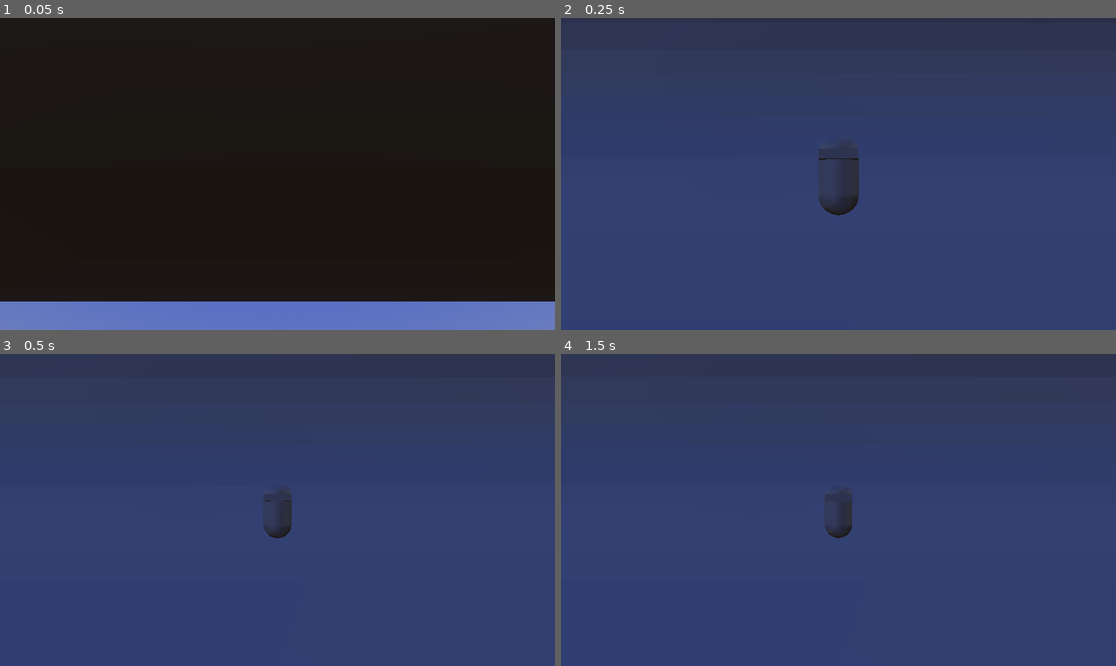
Above: before the commit, frames 1-4 (two rows, left to right).
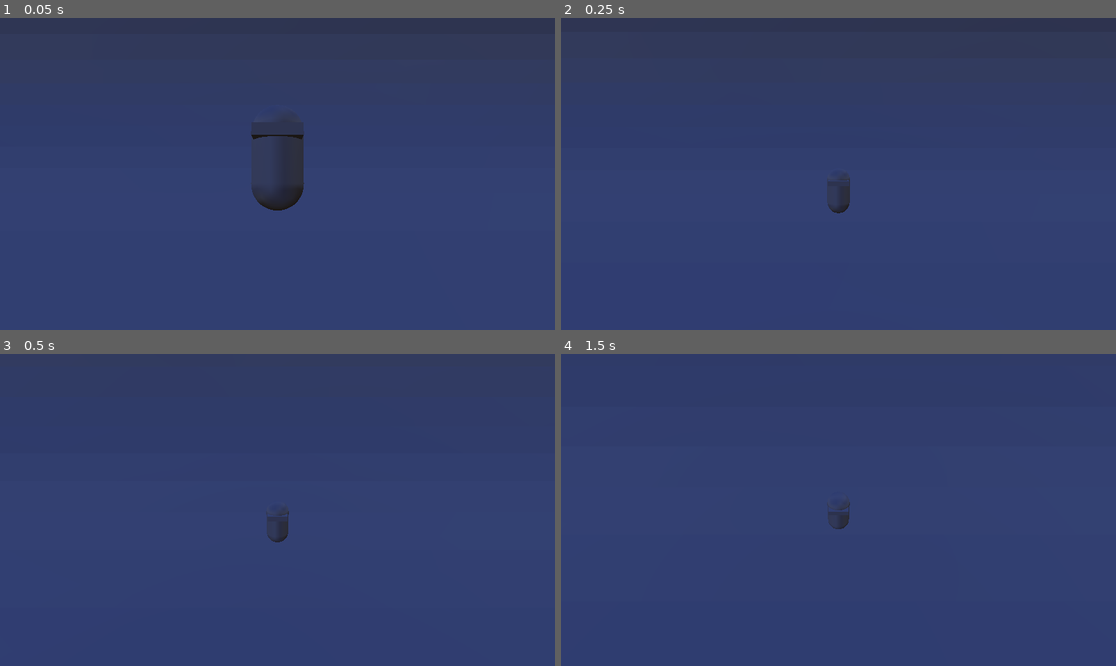
Above: after the commit, the same moments.

Repository: ConnNAND/GMTK-Jam-25
Game: Godot game, scene res://Scenes/TestScene.tscn
The game is run twice, just before and just after one commit, with the same random seed, the same clock (stepped at 60 frames per second) and the same inputs. This scene is started directly instead of the project's main scene.
Inputs (mouse positions are in pixels of both pictures, inside the frame that each line leads up to):
- Up to frame 1 (0.05 s): no input
- Up to frame 2 (0.25 s): no input
- Up to frame 3 (0.5 s): no input
- Up to frame 4 (1.5 s): tap Enter at 0.5 s; move the mouse to (960, 494) at 0.52 s; hold D (move_right) 0.53-1.28 s; tap Space at 0.77, 1.25 s; move the mouse to (727, 525) at 1.27 s; hold S (move_backward) from 1.28 s (still down)

The runs differ from the first frame. In frame 1, 100% of the frame differs, in the area x 0-100%, y 0-100%; in frame 2, 0.8%; in frame 3, 0.4%; in frame 4, 2.4%.
Error before the commit: Parse Error: Function "get_movement()" not found in base self. (res://Characters/Rocketeer/rocketeer.gd:35)

Commit message:
fixed camera?

Diff:
--- a/gmtk-jam-2025/Camera/FollowCamera.tscn
+++ b/gmtk-jam-2025/Camera/FollowCamera.tscn
@@ -10,3 +10,5 @@
 
 [node name="Camera3D" type="Camera3D" parent="."]
 current = true
+
+[node name="Node3D" type="Node3D" parent="."]
--- a/gmtk-jam-2025/Camera/follow_camera.gd
+++ b/gmtk-jam-2025/Camera/follow_camera.gd
@@ -4,10 +4,16 @@
 var follow_distance : float = 1.0
 var placement_offset : Vector3 = Vector3()
 var follow_speed : float = 10.0
+
 func _ready():
 	spring_length = 8.0
 
 func _process(delta):
-	var placement_offset : Vector3 = target.global_basis.z * follow_distance
-	global_position = lerp(global_position, target.global_position + placement_offset, delta * follow_speed)
-	look_at(target.position, target.global_basis.y)
+	if target:
+		var placement_offset : Vector3 = target.global_basis.z * follow_distance + Vector3.UP
+		global_position = lerp(global_position, target.global_position + placement_offset, delta * follow_speed)
+		$Node3D.look_at(target.position, target.global_basis.y)
+		global_rotation.x = lerp_angle(global_rotation.x, $Node3D.global_rotation.x, 15*delta)
+		global_rotation.y = lerp_angle(global_rotation.y, $Node3D.global_rotation.y, 15*delta)
+		global_rotation.z = lerp_angle(global_rotation.z, $Node3D.global_rotation.z, 15*delta)
+		#look_at(target.position, target.global_basis.y)
--- a/gmtk-jam-2025/Characters/Rocketeer/rocketeer.gd
+++ b/gmtk-jam-2025/Characters/Rocketeer/rocketeer.gd
@@ -14,12 +14,14 @@
 var max_speed:float
 var rotation_speed : float = 5
 var gravity:float = ProjectSettings.get_setting("physics/3d/default_gravity")
+var up_vec = Vector3.UP
 
 @export var camera_orientation:Node3D
 
 var spare_jump = true
 
 func _physics_process(delta: float) -> void:
+	print(current_speed)
 	#checks the angle of the floor to see if you should speed up or slow down
 	floor_incline = (global_transform.basis.z.normalized().y + 1)/2
 	if floor_incline <= 0.5:#looking up
@@ -69,25 +71,18 @@
 	move_and_slide()
 	apply_floor_snap()
 
-	# Takes care of the rotation of the player
-	#var forward_dir = -global_basis.z
-	#var move_dir = (movement - movement.project(global_basis.y)).normalized()
-	#var full_rotation : float = forward_dir.signed_angle_to(move_dir, global_basis.y)
-	#rotate(global_basis.y, lerpf(0, full_rotation, delta * rotation_speed))
-
-
 	# Should be able to rotate x basis (pitch) based on player momentum
 	# This should pull rotation away from vertical,
 	# and return it to vertical when momentum is lost
 	# The movement relative to their "ground"
 	if is_on_floor() and velocity.length()>2:
-		up_vec.x = rotate_toward(up_vec.x, get_floor_normal().x, delta)
-		up_vec.y = rotate_toward(up_vec.y,get_floor_normal().y, delta)
-		up_vec.z = rotate_toward(up_vec.z,get_floor_normal().z, delta)
+		up_vec.x = rotate_toward(up_vec.x, get_floor_normal().x, delta*5)
+		up_vec.y = rotate_toward(up_vec.y,get_floor_normal().y, delta*5)
+		up_vec.z = rotate_toward(up_vec.z,get_floor_normal().z, delta*5)
 	else:
-		up_vec.x = rotate_toward(up_vec.x,Vector3.UP.x, delta)
-		up_vec.y = rotate_toward(up_vec.y,Vector3.UP.y, delta)
-		up_vec.z = rotate_toward(up_vec.z,Vector3.UP.z, delta)
+		up_vec.x = rotate_toward(up_vec.x,Vector3.UP.x, delta*5)
+		up_vec.y = rotate_toward(up_vec.y,Vector3.UP.y, delta*5)
+		up_vec.z = rotate_toward(up_vec.z,Vector3.UP.z, delta*5)
 	up_vec = up_vec.normalized()
 	global_basis.y = up_vec
 	global_basis.x = global_basis.y.cross(global_basis.z)
@@ -96,7 +91,7 @@
 	up_direction = global_transform.basis.y
 
 
-func get_player_movement():
+func get_movement():
 	var forward = movement_input.x - movement_input.w
 	var right = movement_input.y - movement_input.z
 	return Vector3(right, 0, forward).normalized()
--- a/gmtk-jam-2025/Levels/test_room.tscn
+++ b/gmtk-jam-2025/Levels/test_room.tscn
@@ -42,6 +42,42 @@
 [node name="CollisionShape3D" type="CollisionShape3D" parent="MeshInstance3D/StaticBody3D"]
 shape = SubResource("ConvexPolygonShape3D_5pqgv")
 
+[node name="MeshInstance3D2" type="MeshInstance3D" parent="."]
+transform = Transform3D(1, 0, 0, 0, 0.938415, -0.345511, 0, 0.345511, 0.938415, 3.8147e-06, 4.59195, -25.9527)
+mesh = SubResource("BoxMesh_pplu1")
+
+[node name="StaticBody3D" type="StaticBody3D" parent="MeshInstance3D2"]
+
+[node name="CollisionShape3D" type="CollisionShape3D" parent="MeshInstance3D2/StaticBody3D"]
+shape = SubResource("ConvexPolygonShape3D_5pqgv")
+
+[node name="MeshInstance3D3" type="MeshInstance3D" parent="."]
+transform = Transform3D(1, 0, 0, 0, 0.493623, -0.869676, 0, 0.869676, 0.493623, 3.8147e-06, 19.7852, -44.2725)
+mesh = SubResource("BoxMesh_pplu1")
+
+[node name="StaticBody3D" type="StaticBody3D" parent="MeshInstance3D3"]
+
+[node name="CollisionShape3D" type="CollisionShape3D" parent="MeshInstance3D3/StaticBody3D"]
+shape = SubResource("ConvexPolygonShape3D_5pqgv")
+
+[node name="MeshInstance3D4" type="MeshInstance3D" parent="."]
+transform = Transform3D(1, 0, 0, 0, -0.0150267, -0.999887, 0, 0.999887, -0.0150267, 1.90735e-06, 42.7448, -50.8598)
+mesh = SubResource("BoxMesh_pplu1")
+
+[node name="StaticBody3D" type="StaticBody3D" parent="MeshInstance3D4"]
+
+[node name="CollisionShape3D" type="CollisionShape3D" parent="MeshInstance3D4/StaticBody3D"]
+shape = SubResource("ConvexPolygonShape3D_5pqgv")
+
+[node name="MeshInstance3D5" type="MeshInstance3D" parent="."]
+transform = Transform3D(1, 0, 0, 0, 0.916914, -0.399085, 0, 0.399085, 0.916914, -1.90735e-06, 61.1392, -62.8851)
+mesh = SubResource("BoxMesh_pplu1")
+
+[node name="StaticBody3D" type="StaticBody3D" parent="MeshInstance3D5"]
+
+[node name="CollisionShape3D" type="CollisionShape3D" parent="MeshInstance3D5/StaticBody3D"]
+shape = SubResource("ConvexPolygonShape3D_5pqgv")
+
 [node name="OmniLight3D" type="OmniLight3D" parent="."]
 omni_range = 15.66
 
